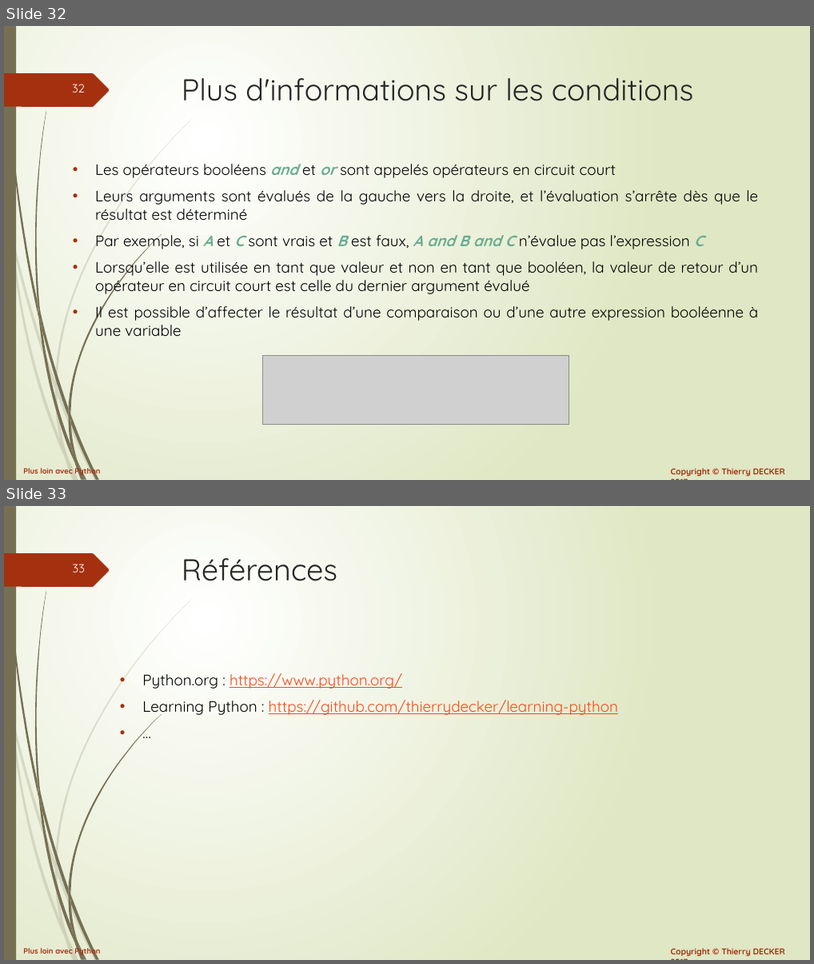
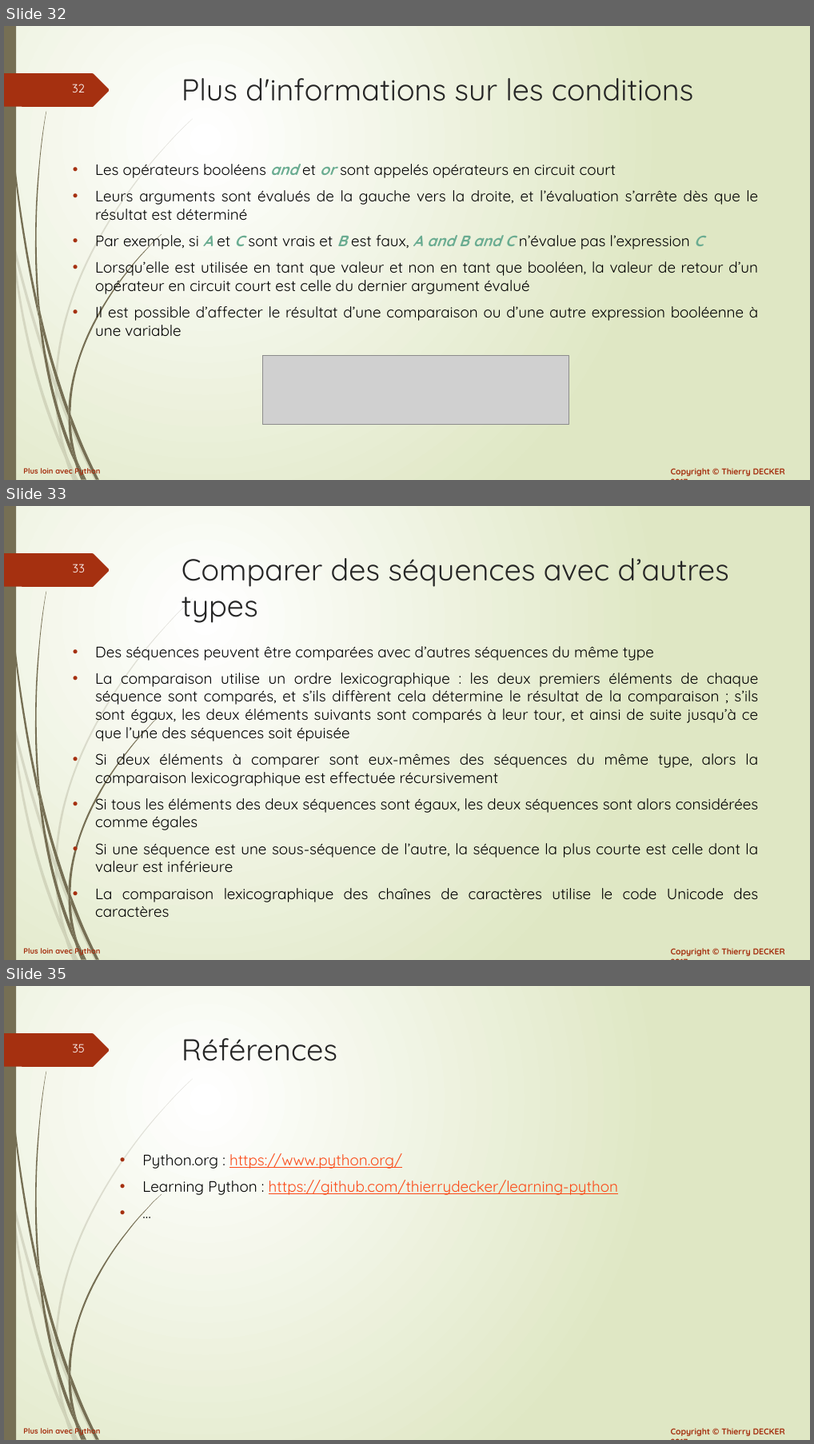
Before and after one commit to VikmanTheRacoon/learning-python, a slide deck: documentations/python-102.pptx. Shown one above the other, each under a label of ours: slides 32 and 33 before the commit, slides 32, 33 and 35 after it; the slides between them are not shown. The pictures are 814x964 and 814x1444 pixels, drawn with LibreOffice and Linux fonts; fonts in the diff are those of the drawing; grey boxes stand for pictures. Boxes give left, top, right and bottom in pixels: in the first picture for what was removed or moved away, otherwise in the second. Text is boxed around its words. In the diff, an @@ line names an element or a change of style, - is before the commit and + after.

```diff
--- a/documentations/python-102.pptx
+++ b/documentations/python-102.pptx
@@ slide 33 added at bbox=[4, 506, 810, 960], background gradient #FFFFFF to #DFE8C4; not listed: 27 template elements that a slide beside it also shows @@
@@ title added at bbox=[182, 558, 730, 623], 36 pt, text #262626 @@
+Comparer des séquences avec d’autres types
@@ text added at bbox=[95, 646, 758, 916], 18 pt, text #000000 @@
+• Des séquences peuvent être comparées avec d’autres séquences du même type
+• La comparaison utilise un ordre lexicographique : les deux premiers éléments de chaque séquence sont comparés, et s’ils diffèrent cela détermine le résultat de la comparaison ; s’ils sont égaux, les deux éléments suivants sont comparés à leur tour, et ainsi de suite jusqu’à ce que l’une des séquences soit épuisée
+• Si deux éléments à comparer sont eux-mêmes des séquences du même type, alors la comparaison lexicographique est effectuée récursivement
+• Si tous les éléments des deux séquences sont égaux, les deux séquences sont alors considérées comme égales
+• Si une séquence est une sous-séquence de l’autre, la séquence la plus courte est celle dont la valeur est inférieure
+• La comparaison lexicographique des chaînes de caractères utilise le code Unicode des caractères
@@ what was slide 33 is now slide 35 @@
@@ page number at bbox=[72, 1044, 85, 1052]: text changed @@
-33
+35
```
Also in this commit, not shown: 3 slides changed, 1 other slide added, 1 other file.
